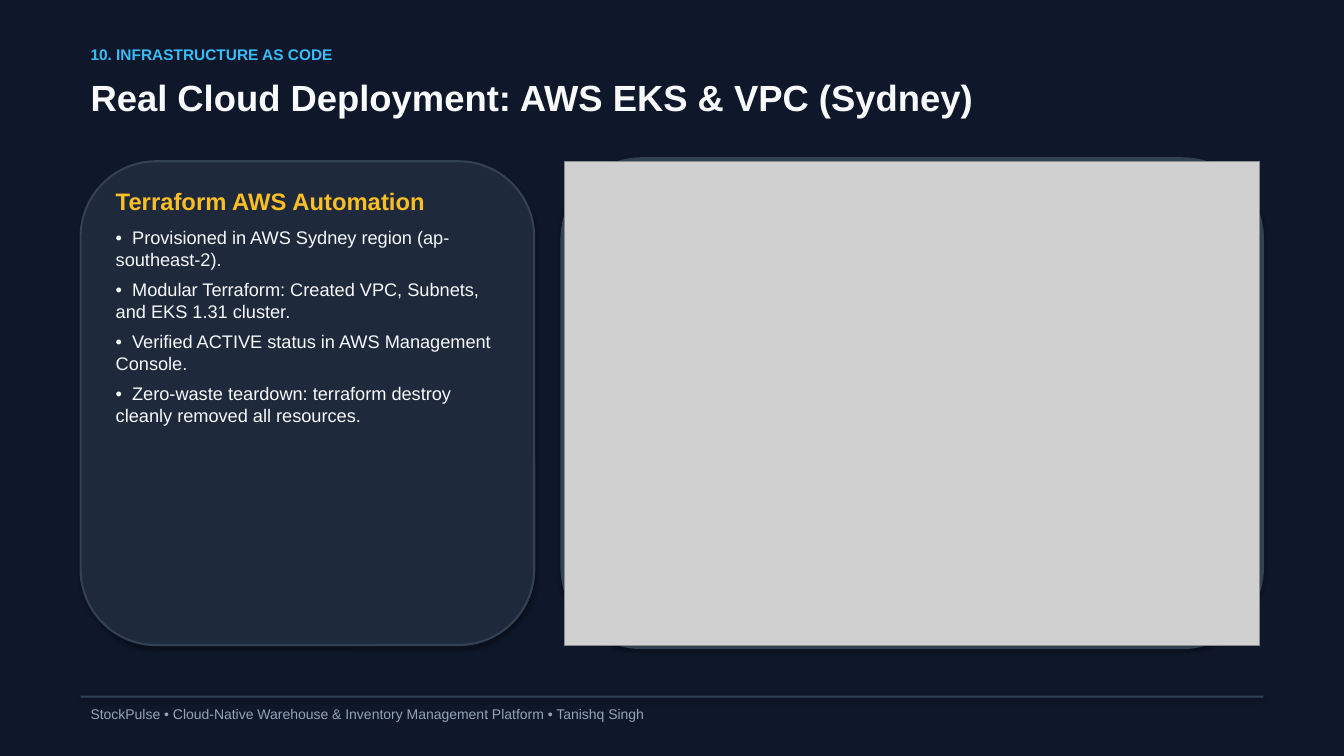
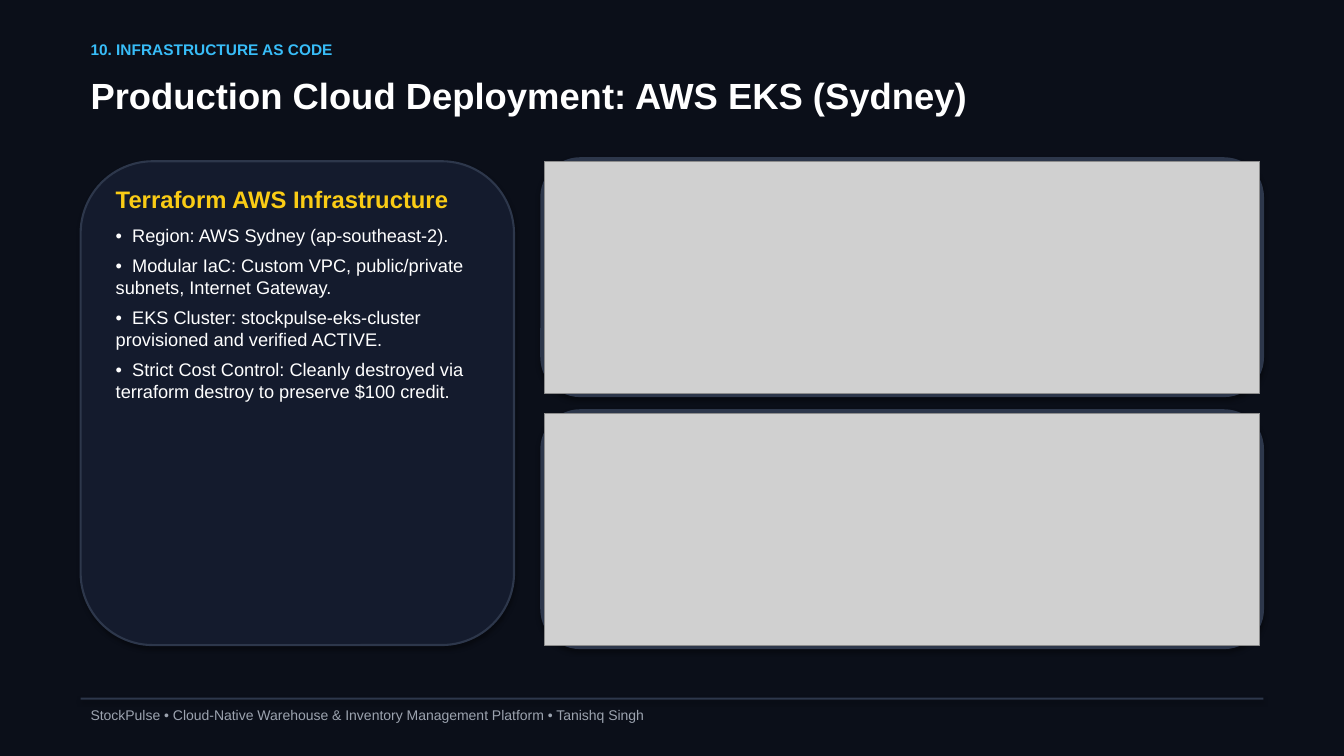
Before and after one commit to Tanishq217/StockPulse, a slide deck: slide 11 of StockPulse_Presentation.pptx. Drawn at 1344x756 pixels with LibreOffice and Linux fonts; fonts in the diff are those of the drawing; grey boxes stand for pictures. Boxes give left, top, right and bottom in pixels: in the first picture for what was removed or moved away, otherwise in the second. Text is boxed around its words. In the diff, an @@ line names an element or a change of style, - is before the commit and + after.

Commit message:
feat(proofs): add 13 new authentic verification screenshots and update executive presentation

```diff
--- a/StockPulse_Presentation.pptx
+++ b/StockPulse_Presentation.pptx
@@ rectangle at bbox=[0, 0, 1344, 756]: fill #0F172A to #0B0F19 @@
@@ text "10. INFRASTRUCTURE AS CODE": place and size @@
-text "10. INFRASTRUCTURE AS CODE" at bbox=[91, 49, 333, 60]
+text "10. INFRASTRUCTURE AS CODE" at bbox=[91, 44, 333, 55]
@@ text at bbox=[91, 82, 967, 117]: text changed; text colour #F8FAFC to #FFFFFF @@
-Real Cloud Deployment: AWS EKS & VPC (Sydney)
+Production Cloud Deployment: AWS EKS (Sydney)
@@ rounded rectangle: place and size @@
-rounded rectangle at bbox=[81, 161, 534, 645]
+rounded rectangle at bbox=[81, 161, 514, 645]
@@ rounded rectangle at bbox=[81, 161, 514, 645]: fill #1E293B to #141B2D; outline #334155 1.5 pt to #2D374B 1.5 pt @@
@@ rounded rectangle at bbox=[540, 157, 1264, 397]: fill #334155 to #2D374B @@
@@ rounded rectangle: place and size @@
-rounded rectangle at bbox=[561, 157, 1264, 649]
+rounded rectangle at bbox=[540, 157, 1264, 397]
@@ picture: place and size @@
-picture at bbox=[565, 161, 1260, 645]
+picture at bbox=[544, 161, 1260, 393]
@@ text at bbox=[116, 190, 463, 402]: text changed; text colour #F8FAFC to #FFFFFF @@
-Terraform AWS Automation
-• Provisioned in AWS Sydney region (ap-southeast-2).
-• Modular Terraform: Created VPC, Subnets, and EKS 1.31 cluster.
-• Verified ACTIVE status in AWS Management Console.
-• Zero-waste teardown: terraform destroy cleanly removed all resources.
+Terraform AWS Infrastructure
+• Region: AWS Sydney (ap-southeast-2).
+• Modular IaC: Custom VPC, public/private subnets, Internet Gateway.
+• EKS Cluster: stockpulse-eks-cluster provisioned and verified ACTIVE.
+• Strict Cost Control: Cleanly destroyed via terraform destroy to preserve $100 credit.
@@ rounded rectangle added at bbox=[540, 409, 1264, 649], fill #2D374B @@
@@ picture added at bbox=[544, 413, 1260, 645] @@
@@ text "StockPulse • Cloud-Native Warehouse & ..." at bbox=[91, 710, 644, 723]: text colour #94A3B8 to #9CA3AF @@
@@ rectangle at bbox=[81, 698, 1263, 700]: fill #334155 to #2D374B @@
```
Also in this commit, not shown: 10 other slides changed, 4 slides added, 3 slides removed, 19 other files.
